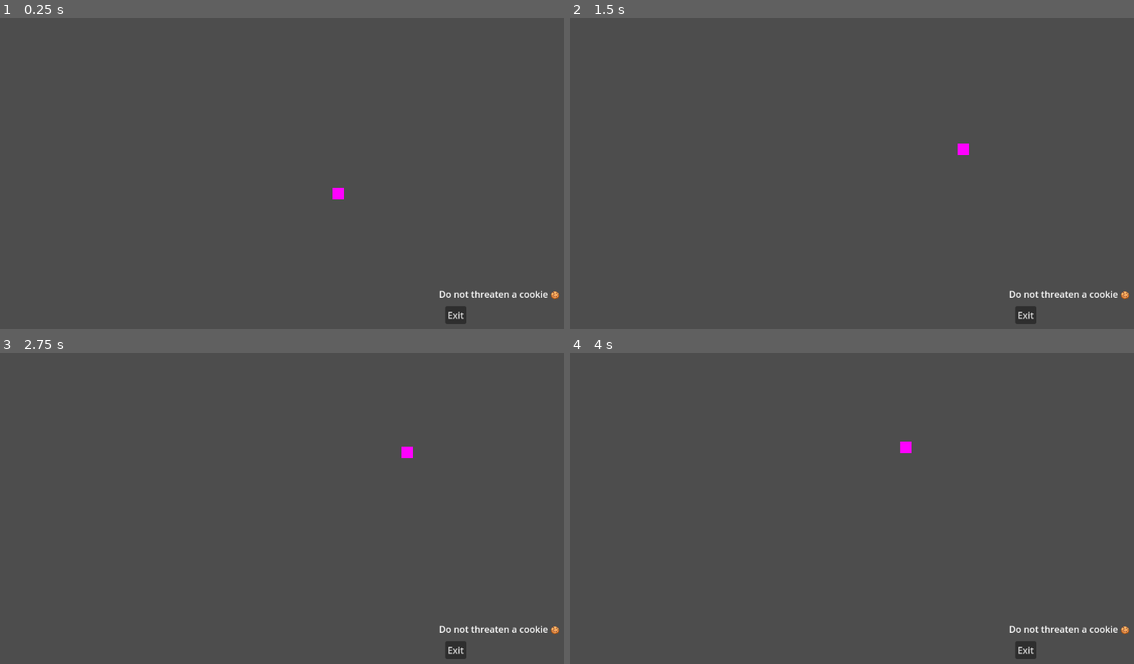
Above: before the commit, frames 1-4 (two rows, left to right).
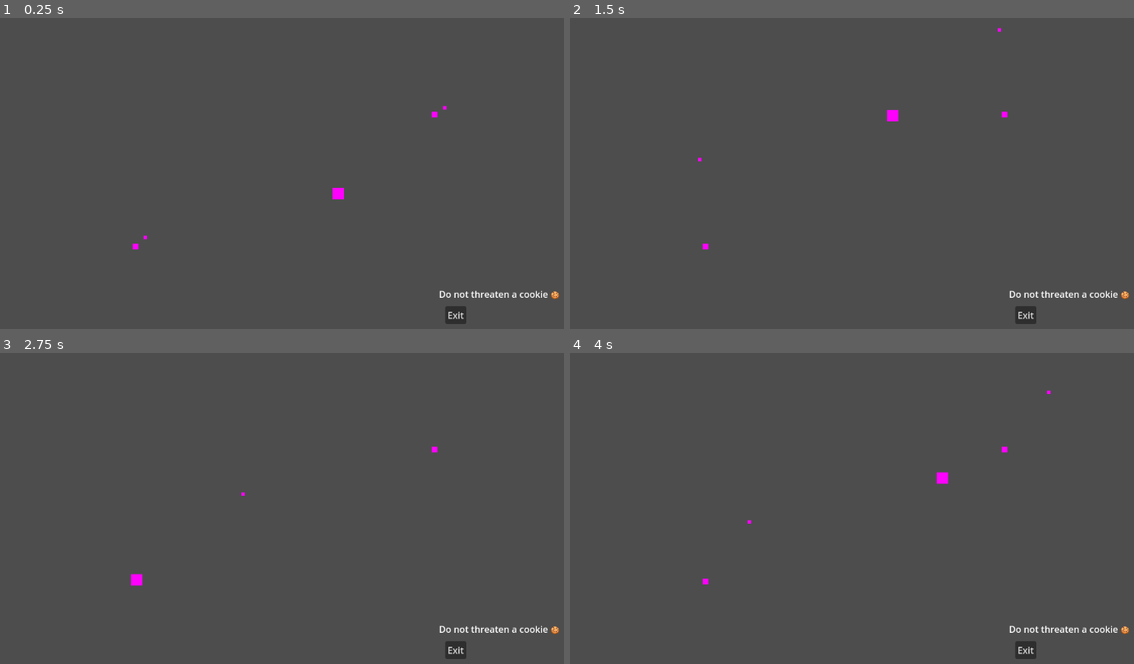
Above: after the commit, the same moments.

Repository: cukeds/CGJ25_CookieD_Phlip45
Game: Godot game, scene res://main.tscn
Two runs of this game, one before a commit and one after it. Both use one fixed random seed, a clock stepped at 60 frames per second and the inputs below.
Inputs:
- Up to frame 1 (0.25 s): no input
- Up to frame 2 (1.5 s): hold Q (speed_up) 0.53-1.28 s; hold E (add_point) 0.53-1.28 s; tap E (add_point) at 1.35 s
- Up to frame 3 (2.75 s): hold Q (speed_up) from 2.03 s (still down); hold E (add_point) from 2.03 s (still down)
- Up to frame 4 (4 s): release E (add_point) at 2.78 s; tap E (add_point) at 2.85 s; release Q (speed_up) at 3.53 s; hold E (add_point) from 3.53 s (still down)

The runs differ from the first frame. In frame 1, less than 0.1% of the frame differs, in the area x 23-80%, y 28-75%; in frame 2, 0.2%; in frame 3, 0.2%; in frame 4, 0.2%, in the area x 23-86%, y 11-75%.

Commit message:
Fixed input stuff

Diff:
--- a/cgj25/Enemy.gd
+++ b/cgj25/Enemy.gd
@@ -3,9 +3,10 @@
 @export var path_points: Array[Marker2D]
 @export var nav_region:NavigationRegion2D
 @onready var navigation_agent_2d: NavigationAgent2D = $NavigationAgent2D
+@onready var marker_parent = $Markers
 var nav_region_id:RID
 var current_target:int = 0
-@onready var marker_parent = $Markers
+var speed_max:float = 500
 
 func _ready() -> void:
 	nav_region_id = nav_region.get_region_rid()
@@ -20,16 +21,19 @@
 func _physics_process(delta: float) -> void:
 	#print(nav_region_id)
 	var next_pos = navigation_agent_2d.get_next_path_position()
-	velocity = Vector2(global_position.direction_to(next_pos).x*100,global_position.direction_to(next_pos).y*100)
+	velocity = Vector2(global_position.direction_to(next_pos).x*speed_max,global_position.direction_to(next_pos).y*speed_max)
 	move_and_slide()
 	if global_position.distance_to(next_pos) < 10:
 		current_target = (current_target + 1) % path_points.size()
 		navigation_agent_2d.set_target_position(path_points[current_target].position)
 		pass
 
-
-func _input(event):
-	if event.is_action_pressed("add_point"):
+func _process(delta: float) -> void:
+	if Input.is_action_pressed("speed_up"):
+		speed_max = 500
+	else:
+		speed_max = 100
+	if Input.is_action_just_pressed("add_point"):
 		# Generate a random point within a certain range
 		var random_point = Vector2(
 			randi() % 400 - 200,  # Adjust the range as needed
@@ -47,6 +51,3 @@
 		# If the path_points array was empty, set the new target
 		if path_points.size() == 1:
 			navigation_agent_2d.set_target_position(random_point)
-	if event.is_action_pressed("speed_up"):
-		velocity.x += 10
-		velocity.y += 10
--- /dev/null
+++ b/cgj25/Enemy.tscn
@@ -0,0 +1,38 @@
+[gd_scene load_steps=5 format=3 uid="uid://dya4tjsg47ccu"]
+
+[ext_resource type="Script" path="res://Enemy.gd" id="1_ehqd1"]
+
+[sub_resource type="PlaceholderTexture2D" id="PlaceholderTexture2D_4e0hm"]
+size = Vector2(20, 20)
+
+[sub_resource type="RectangleShape2D" id="RectangleShape2D_t3mwb"]
+
+[sub_resource type="PlaceholderTexture2D" id="PlaceholderTexture2D_wwxlt"]
+size = Vector2(6, 6)
+
+[node name="Enemy" type="CharacterBody2D" node_paths=PackedStringArray("path_points")]
+script = ExtResource("1_ehqd1")
+path_points = [NodePath("Markers/Path0"), NodePath("Markers/Path1")]
+
+[node name="Sprite2D" type="Sprite2D" parent="."]
+texture = SubResource("PlaceholderTexture2D_4e0hm")
+
+[node name="NavigationAgent2D" type="NavigationAgent2D" parent="."]
+avoidance_enabled = true
+
+[node name="CollisionShape2D" type="CollisionShape2D" parent="."]
+shape = SubResource("RectangleShape2D_t3mwb")
+
+[node name="Markers" type="Node2D" parent="."]
+
+[node name="Path0" type="Marker2D" parent="Markers"]
+position = Vector2(-339, 77)
+
+[node name="Sprite2D" type="Sprite2D" parent="Markers/Path0"]
+texture = SubResource("PlaceholderTexture2D_wwxlt")
+
+[node name="Path1" type="Marker2D" parent="Markers"]
+position = Vector2(187, -151)
+
+[node name="Sprite2D2" type="Sprite2D" parent="Markers/Path1"]
+texture = SubResource("PlaceholderTexture2D_wwxlt")
--- a/cgj25/main.tscn
+++ b/cgj25/main.tscn
@@ -1,17 +1,15 @@
-[gd_scene load_steps=6 format=3 uid="uid://c8eheogimrtvo"]
+[gd_scene load_steps=5 format=3 uid="uid://c8eheogimrtvo"]
 
-[ext_resource type="Script" path="res://Enemy.gd" id="1_bvkjk"]
 [ext_resource type="Script" path="res://navigation_region_2d.gd" id="1_hn4hm"]
+[ext_resource type="PackedScene" uid="uid://dya4tjsg47ccu" path="res://Enemy.tscn" id="2_aj8ku"]
 
 [sub_resource type="NavigationPolygon" id="NavigationPolygon_narlh"]
-vertices = PackedVector2Array(343.57, 5.85938, 271.242, 123.281, -428.656, 159.5, -451.398, -185.313, 300.547, -284.789)
-polygons = Array[PackedInt32Array]([PackedInt32Array(0, 1, 2, 3, 4)])
-outlines = Array[PackedVector2Array]([PackedVector2Array(-438, 170, -462, -194, 309, -296, 354, 8, 277, 133)])
+vertices = PackedVector2Array(-451.398, -185.313, 299.781, -284.688, 320.391, 5.78906, 32.0625, 59.3672, -207.023, 162.969, -428.617, 160.109)
+polygons = Array[PackedInt32Array]([PackedInt32Array(0, 1, 2, 3), PackedInt32Array(0, 3, 4, 5)])
+outlines = Array[PackedVector2Array]([PackedVector2Array(-438, 170, -462, -194, 309, -296, 331, 14, 35, 69, -205, 173)])
 
-[sub_resource type="PlaceholderTexture2D" id="PlaceholderTexture2D_4e0hm"]
-size = Vector2(20, 20)
-
-[sub_resource type="RectangleShape2D" id="RectangleShape2D_t3mwb"]
+[sub_resource type="PlaceholderTexture2D" id="PlaceholderTexture2D_ua5xl"]
+size = Vector2(10, 10)
 
 [node name="Main" type="Node2D"]
 
@@ -36,24 +34,13 @@
 offset_bottom = 190.0
 text = "Do not threaten a cookie 🍪"
 
-[node name="Enemy" type="CharacterBody2D" parent="." node_paths=PackedStringArray("path_points", "nav_region")]
-script = ExtResource("1_bvkjk")
-path_points = [NodePath("Markers/Path0"), NodePath("Markers/Path1")]
+[node name="Enemy" parent="." node_paths=PackedStringArray("nav_region") instance=ExtResource("2_aj8ku")]
 nav_region = NodePath("../NavigationRegion2D")
 
-[node name="Sprite2D" type="Sprite2D" parent="Enemy"]
-texture = SubResource("PlaceholderTexture2D_4e0hm")
+[node name="Sprite2D" type="Sprite2D" parent="."]
+position = Vector2(-338, 78)
+texture = SubResource("PlaceholderTexture2D_ua5xl")
 
-[node name="NavigationAgent2D" type="NavigationAgent2D" parent="Enemy"]
-avoidance_enabled = true
-
-[node name="CollisionShape2D" type="CollisionShape2D" parent="Enemy"]
-shape = SubResource("RectangleShape2D_t3mwb")
-
-[node name="Markers" type="Node2D" parent="Enemy"]
-
-[node name="Path0" type="Marker2D" parent="Enemy/Markers"]
-position = Vector2(-339, 77)
-
-[node name="Path1" type="Marker2D" parent="Enemy/Markers"]
-position = Vector2(187, -151)
+[node name="Sprite2D2" type="Sprite2D" parent="."]
+position = Vector2(187, -154)
+texture = SubResource("PlaceholderTexture2D_ua5xl")
